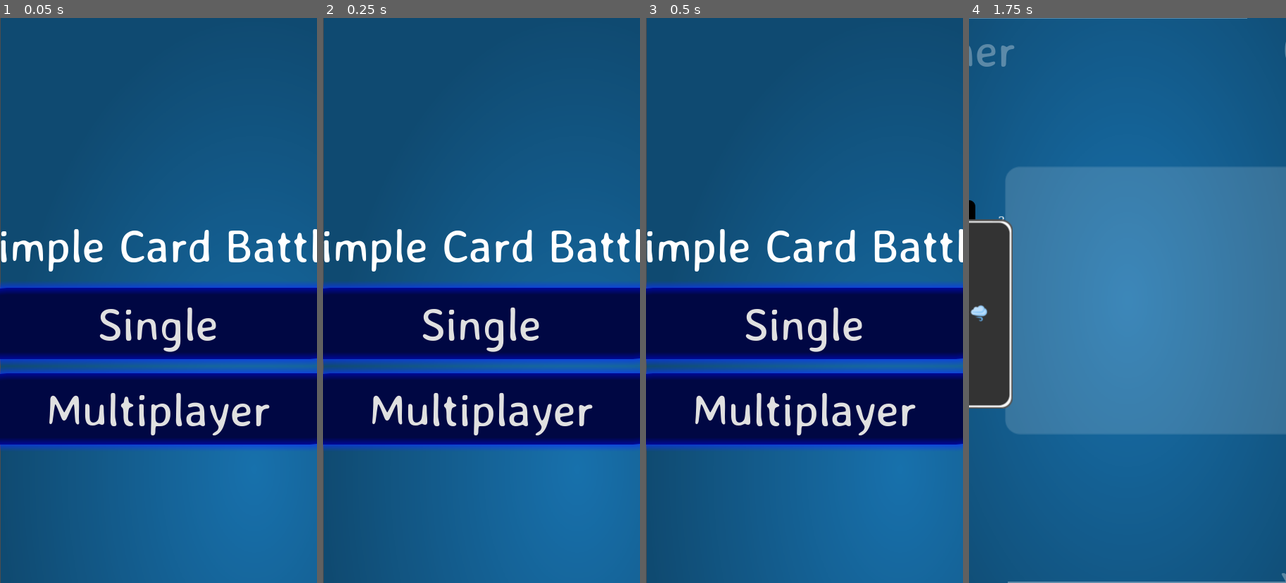
Above: before the commit, frames 1-4 (left to right).
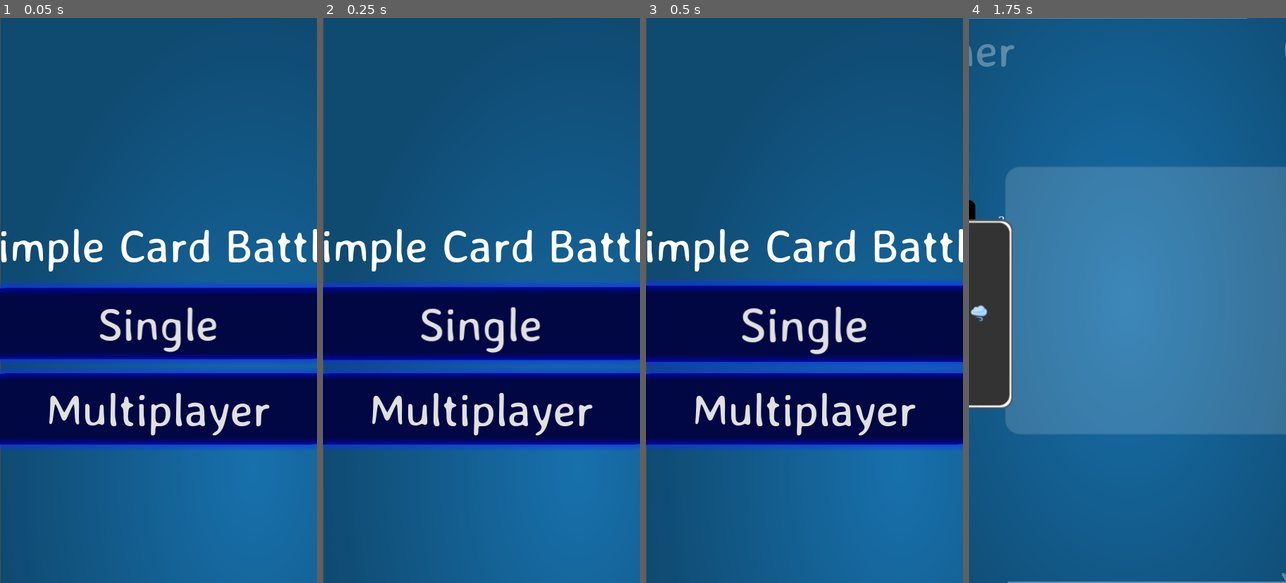
Above: after the commit, the same moments.

Repository: wlsnxx/simple-card-battle
Game: Godot game, scene res://Menu.tscn
Same seed, same stepped clock (60 frames per second), same inputs: the game is played once before the commit and once after it.
Inputs (mouse positions are in pixels of both pictures, inside the frame that each line leads up to):
- Up to frame 1 (0.05 s): no input
- Up to frame 2 (0.25 s): no input
- Up to frame 3 (0.5 s): no input
- Up to frame 4 (1.75 s): click "Single" at 0.5 s; tap Enter at 1.25 s; drag from (1010, 57) to (1184, 300) at 1.27 s

The runs differ from the first frame. In frame 1, 0.2% of the frame differs, in the area x 31-69%, y 51-60%; in frame 2, 0.7%; in frame 3, 3.6%, in the area x 0-100%, y 46-62%; in frame 4, nothing differs.

Commit message:
Implement UI Polish, Meta Game Coins and Synthetic Audio Manager

Diff:
--- a/godot/Card/Card.gd
+++ b/godot/Card/Card.gd
@@ -29,6 +29,7 @@
 	mouse_exited.connect(_on_mouse_exited)
 
 func _on_mouse_entered():
+	AudioManager.play_hover()
 	if get_parent() and get_parent().get_parent() and get_parent().get_parent().name == "MyCardsLocation":
 		if hover_tween: hover_tween.kill()
 		hover_tween = create_tween().set_parallel(true)
--- a/godot/Main.gd
+++ b/godot/Main.gd
@@ -115,8 +115,41 @@
 		emit_signal("cards_on_hand")
 
 func _on_PopupEnd_visibility_changed():
+	var end_label = $PopupEnd/ColorRect/Label
+	var bg_rect = $PopupEnd/ColorRect
+
+	# Create dynamic buttons
+	var btn_again = Button.new()
+	btn_again.text = "Jogar Novamente"
+	btn_again.size = Vector2(200, 60)
+	btn_again.position = Vector2(bg_rect.size.x / 2 - 100, bg_rect.size.y / 2 + 50)
+	btn_again.pressed.connect(func(): get_tree().reload_current_scene())
+
+	var btn_menu = Button.new()
+	btn_menu.text = "Voltar ao Menu"
+	btn_menu.size = Vector2(200, 60)
+	btn_menu.position = Vector2(bg_rect.size.x / 2 - 100, bg_rect.size.y / 2 + 130)
+	btn_menu.pressed.connect(func(): Navigator.change_scene(SceneRoutes.HOME))
+
+	bg_rect.add_child(btn_again)
+	bg_rect.add_child(btn_menu)
+
 	if remoteScore > localScore:
-		$PopupEnd/ColorRect/Label.text = "Você Perdeu!"
+		end_label.text = "DERROTA!"
+		end_label.modulate = Color(1.0, 0.3, 0.3)
+		AudioManager.play_defeat()
+	else:
+		end_label.text = "VITÓRIA! +50 Moedas"
+		end_label.modulate = Color(0.3, 1.0, 0.3)
+		AudioManager.play_victory()
+		SaveService.add_coins(50)
+
+	# Animation
+	end_label.pivot_offset = end_label.size / 2.0
+	end_label.scale = Vector2.ZERO
+	var tween = create_tween().set_parallel(true)
+	tween.tween_property(end_label, "scale", Vector2(1.2, 1.2), 0.5).set_trans(Tween.TRANS_ELASTIC).set_ease(Tween.EASE_OUT)
+	tween.tween_property(bg_rect, "color", Color(0, 0, 0, 0.8), 0.5)
 
 	remoteScore = 0
 	localScore = 0
@@ -277,6 +310,7 @@
 	Navigator.change_scene(SceneRoutes.HOME)
 
 func _play_battle_vfx():
+	AudioManager.play_impact()
 	var shake_tween = create_tween()
 	for i in range(5):
 		shake_tween.tween_property(_cam, "offset", Vector2(randf_range(-10, 10), randf_range(-10, 10)), 0.05)
--- a/godot/Main1P.gd
+++ b/godot/Main1P.gd
@@ -87,8 +87,41 @@
 		emit_signal("cards_on_hand")
 
 func _on_PopupEnd_visibility_changed():
+	var end_label = $PopupEnd/ColorRect/Label
+	var bg_rect = $PopupEnd/ColorRect
+
+	# Create dynamic buttons
+	var btn_again = Button.new()
+	btn_again.text = "Jogar Novamente"
+	btn_again.size = Vector2(200, 60)
+	btn_again.position = Vector2(bg_rect.size.x / 2 - 100, bg_rect.size.y / 2 + 50)
+	btn_again.pressed.connect(func(): get_tree().reload_current_scene())
+
+	var btn_menu = Button.new()
+	btn_menu.text = "Voltar ao Menu"
+	btn_menu.size = Vector2(200, 60)
+	btn_menu.position = Vector2(bg_rect.size.x / 2 - 100, bg_rect.size.y / 2 + 130)
+	btn_menu.pressed.connect(func(): Navigator.change_scene(SceneRoutes.HOME))
+
+	bg_rect.add_child(btn_again)
+	bg_rect.add_child(btn_menu)
+
 	if Game.remoteScore > Game.localScore:
-		$PopupEnd/ColorRect/Label.text = "Você Perdeu!"
+		end_label.text = "DERROTA!"
+		end_label.modulate = Color(1.0, 0.3, 0.3)
+		AudioManager.play_defeat()
+	else:
+		end_label.text = "VITÓRIA! +50 Moedas"
+		end_label.modulate = Color(0.3, 1.0, 0.3)
+		AudioManager.play_victory()
+		SaveService.add_coins(50)
+
+	# Animation
+	end_label.pivot_offset = end_label.size / 2.0
+	end_label.scale = Vector2.ZERO
+	var tween = create_tween().set_parallel(true)
+	tween.tween_property(end_label, "scale", Vector2(1.2, 1.2), 0.5).set_trans(Tween.TRANS_ELASTIC).set_ease(Tween.EASE_OUT)
+	tween.tween_property(bg_rect, "color", Color(0, 0, 0, 0.8), 0.5)
 
 	Game.remoteScore = 0
 	Game.localScore = 0
@@ -243,6 +276,7 @@
 	Navigator.change_scene(SceneRoutes.HOME)
 
 func _play_battle_vfx():
+	AudioManager.play_impact()
 	var shake_tween = create_tween()
 	for i in range(5):
 		shake_tween.tween_property(_cam, "offset", Vector2(randf_range(-10, 10), randf_range(-10, 10)), 0.05)
--- a/godot/Menu.gd
+++ b/godot/Menu.gd
@@ -1,4 +1,28 @@
 extends Node
+
+func _ready():
+	# Make the "Single" button pulse like Clash Royale
+	var btn_single = $VBoxContainer/BtnSingle
+	btn_single.pivot_offset = btn_single.size / 2.0
+	var tween = create_tween().set_loops()
+	tween.tween_property(btn_single, "scale", Vector2(1.1, 1.1), 0.8).set_trans(Tween.TRANS_SINE)
+	tween.tween_property(btn_single, "scale", Vector2(1.0, 1.0), 0.8).set_trans(Tween.TRANS_SINE)
+
+	# Inject Coins Display dynamically
+	var coins_panel = PanelContainer.new()
+	var coins_label = Label.new()
+	coins_label.text = "💰 Moedas: " + str(SaveService.get_coins())
+	coins_label.horizontal_alignment = HORIZONTAL_ALIGNMENT_CENTER
+	coins_panel.add_child(coins_label)
+
+	# Position at top right
+	coins_panel.set_anchors_preset(Control.PRESET_TOP_RIGHT)
+	coins_panel.position = Vector2(get_viewport().size.x - 200, 20)
+	coins_panel.size = Vector2(180, 50)
+
+	var canvas_layer = CanvasLayer.new()
+	canvas_layer.add_child(coins_panel)
+	add_child(canvas_layer)
 
 func _on_BtnSingle_pressed():
 	Navigator.change_scene(SceneRoutes.GAME)
--- /dev/null
+++ b/godot/autoload/AudioManager.gd
@@ -0,0 +1,61 @@
+extends Node
+
+var sfx_hover: AudioStreamPlayer
+var sfx_impact: AudioStreamPlayer
+var sfx_victory: AudioStreamPlayer
+var sfx_defeat: AudioStreamPlayer
+
+func _ready():
+	# Create synthetic sounds so we don't need asset files!
+	sfx_hover = AudioStreamPlayer.new()
+	sfx_hover.stream = _create_synthetic_sound(400.0, 0.05, 0.5) # Quick high blip
+	add_child(sfx_hover)
+
+	sfx_impact = AudioStreamPlayer.new()
+	sfx_impact.stream = _create_synthetic_sound(150.0, 0.2, 2.0, true) # Low crunchy thud
+	add_child(sfx_impact)
+
+	sfx_victory = AudioStreamPlayer.new()
+	sfx_victory.stream = _create_synthetic_sound(600.0, 0.5, 1.0) # Longer high beep
+	add_child(sfx_victory)
+
+	sfx_defeat = AudioStreamPlayer.new()
+	sfx_defeat.stream = _create_synthetic_sound(200.0, 0.8, 0.5) # Sad low beep
+	add_child(sfx_defeat)
+
+func _create_synthetic_sound(freq: float, duration: float, volume: float, noise: bool = false) -> AudioStreamWAV:
+	var sample_rate = 22050
+	var num_samples = int(sample_rate * duration)
+	var data = PackedByteArray()
+	data.resize(num_samples)
+
+	for i in range(num_samples):
+		var time = float(i) / sample_rate
+		var wave = 0.0
+		if noise:
+			wave = randf_range(-1.0, 1.0) * exp(-time * 10.0) # Decay noise
+		else:
+			wave = sin(time * freq * 2.0 * PI) * exp(-time * 5.0) # Decay sine
+
+		var val = int(wave * volume * 127.0) + 128
+		val = clampi(val, 0, 255)
+		data[i] = val
+
+	var stream = AudioStreamWAV.new()
+	stream.data = data
+	stream.format = AudioStreamWAV.FORMAT_8_BITS
+	stream.mix_rate = sample_rate
+	return stream
+
+func play_hover():
+	if not sfx_hover.playing:
+		sfx_hover.play()
+
+func play_impact():
+	sfx_impact.play()
+
+func play_victory():
+	sfx_victory.play()
+
+func play_defeat():
+	sfx_defeat.play()
--- a/godot/autoload/SaveService.gd
+++ b/godot/autoload/SaveService.gd
@@ -23,6 +23,7 @@
 func _default_data() -> Dictionary:
 	return {
 		"version": SAVE_VERSION,
+		"coins": 0,
 		"config": {
 			"first_run": true,
 			"vibration": true,
@@ -30,6 +31,14 @@
 			"sfx": true,
 		},
 	}
+
+func get_coins() -> int:
+	return int(data.get("coins", 0))
+
+func add_coins(amount: int) -> void:
+	var current = get_coins()
+	data["coins"] = current + amount
+	save_all()
 
 
 func load_all() -> void:
--- a/godot/default_env.tres
+++ b/godot/default_env.tres
@@ -1,11 +1,7 @@
-[gd_resource type="Environment" load_steps=2 format=2]
+[gd_resource type="Environment" format=3 uid="uid://cvubv8ciipxyh"]
 
-[sub_resource type="Sky" id=1]
-sky_top_color = Color( 0.647059, 0.839216, 0.945098, 1 )
-sky_horizon_color = Color( 0.839216, 0.917647, 0.980392, 1 )
-ground_bottom_color = Color( 0.156863, 0.184314, 0.211765, 1 )
-ground_horizon_color = Color( 0.423529, 0.396078, 0.372549, 1 )
+[sub_resource type="Sky" id="1"]
 
 [resource]
 background_mode = 2
-background_sky = SubResource( 1 )
+sky = SubResource("1")
--- a/godot/project.godot
+++ b/godot/project.godot
@@ -29,7 +29,7 @@
 AutoplayBot="*res://autoload/AutoplayBot.gd"
 StressTestRunner="*res://autoload/StressTestRunner.gd"
 DebugCLI="*res://autoload/DebugCLI.gd"
-
+AudioManager="*res://autoload/AudioManager.gd"
 
 [display]
 
Not shown, added: godot/autoload/AudioManager.gd.uid
